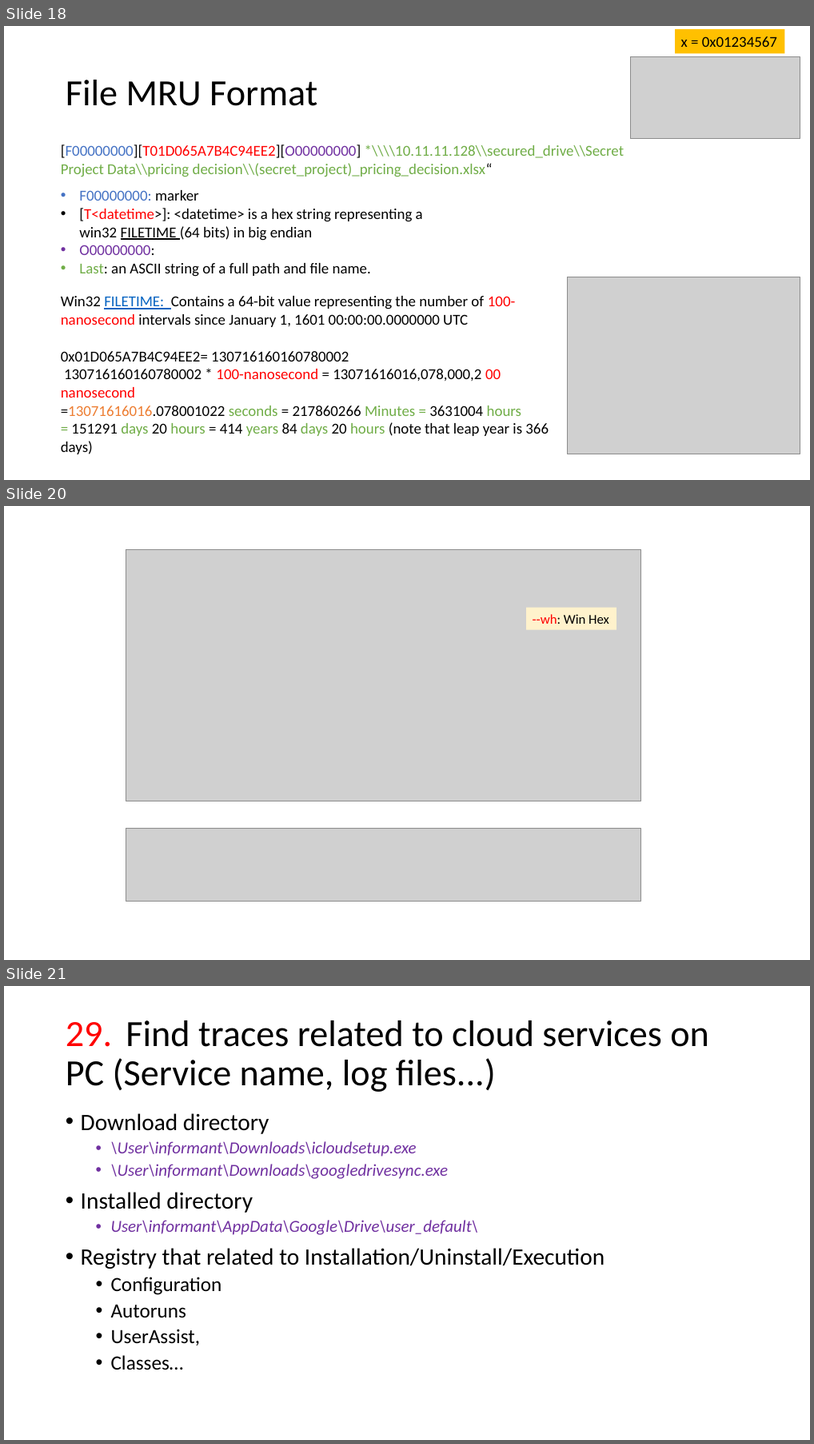
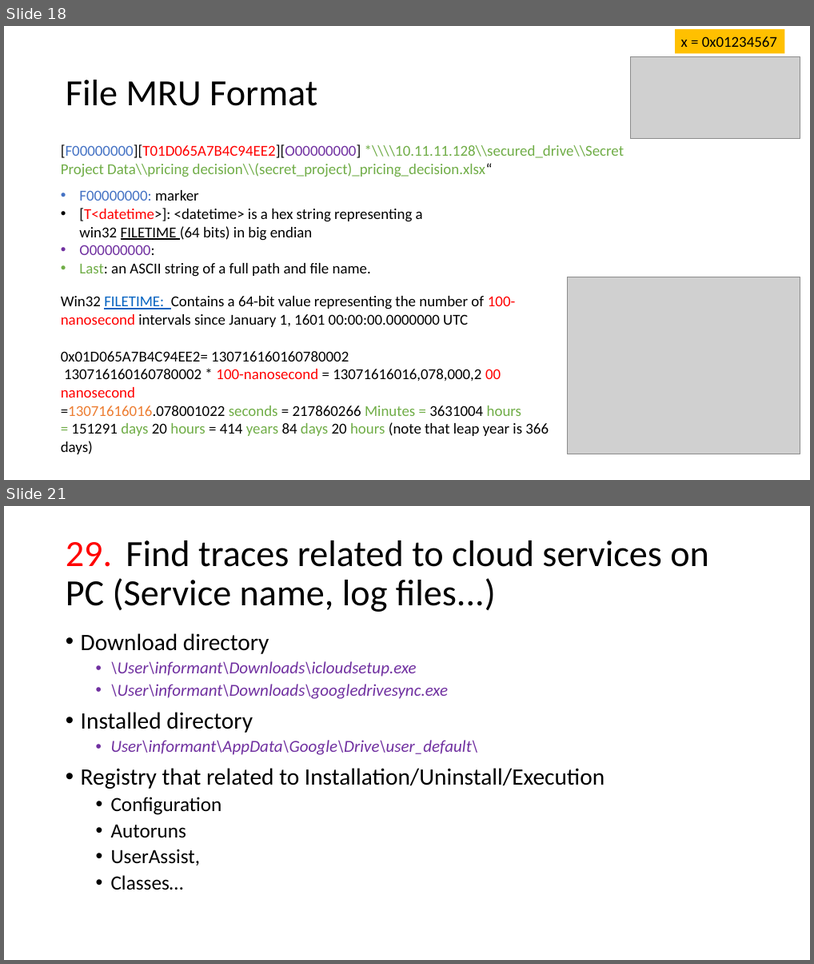
Before and after one commit to frankwxu/digital-forensics-lab, a slide deck: NIST_Data_Leakage_Case/NIST_Data_Leakage_07_NetworkDrive_Cloud.pptx. Shown one above the other, each under a label of ours: slides 18, 20 and 21 before the commit, slides 18 and 21 after it; the slides between them are not shown. The pictures are 814x1444 and 814x964 pixels, drawn with LibreOffice and Linux fonts; fonts in the diff are those of the drawing; grey boxes stand for pictures; background and template pictures are left out. Boxes give left, top, right and bottom in pixels: in the first picture for what was removed or moved away, otherwise in the second. Text is boxed around its words. In the diff, an @@ line names an element or a change of style, - is before the commit and + after.

```diff
--- a/NIST_Data_Leakage_Case/NIST_Data_Leakage_07_NetworkDrive_Cloud.pptx
+++ b/NIST_Data_Leakage_Case/NIST_Data_Leakage_07_NetworkDrive_Cloud.pptx
@@ slide 20 removed at (x1=4, y1=506, x2=810, y2=960), background #FFFFFF @@
@@ picture removed at (x1=126, y1=549, x2=642, y2=800) @@
@@ rectangle removed at (x1=526, y1=608, x2=617, y2=630) @@
---wh: Win Hex
@@ picture removed at (x1=126, y1=828, x2=642, y2=901) @@
```
Also in this commit, not shown: 4 slides changed, 2 slides added, 2 other files.
